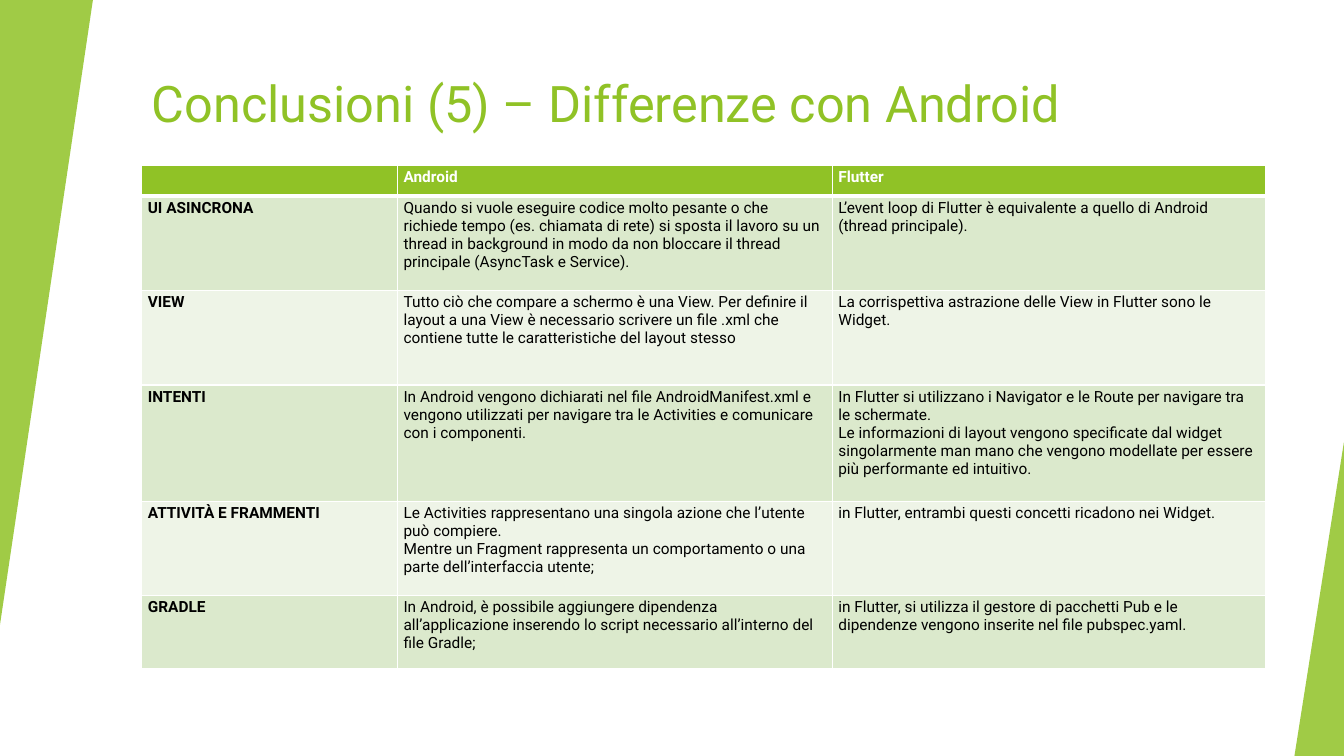
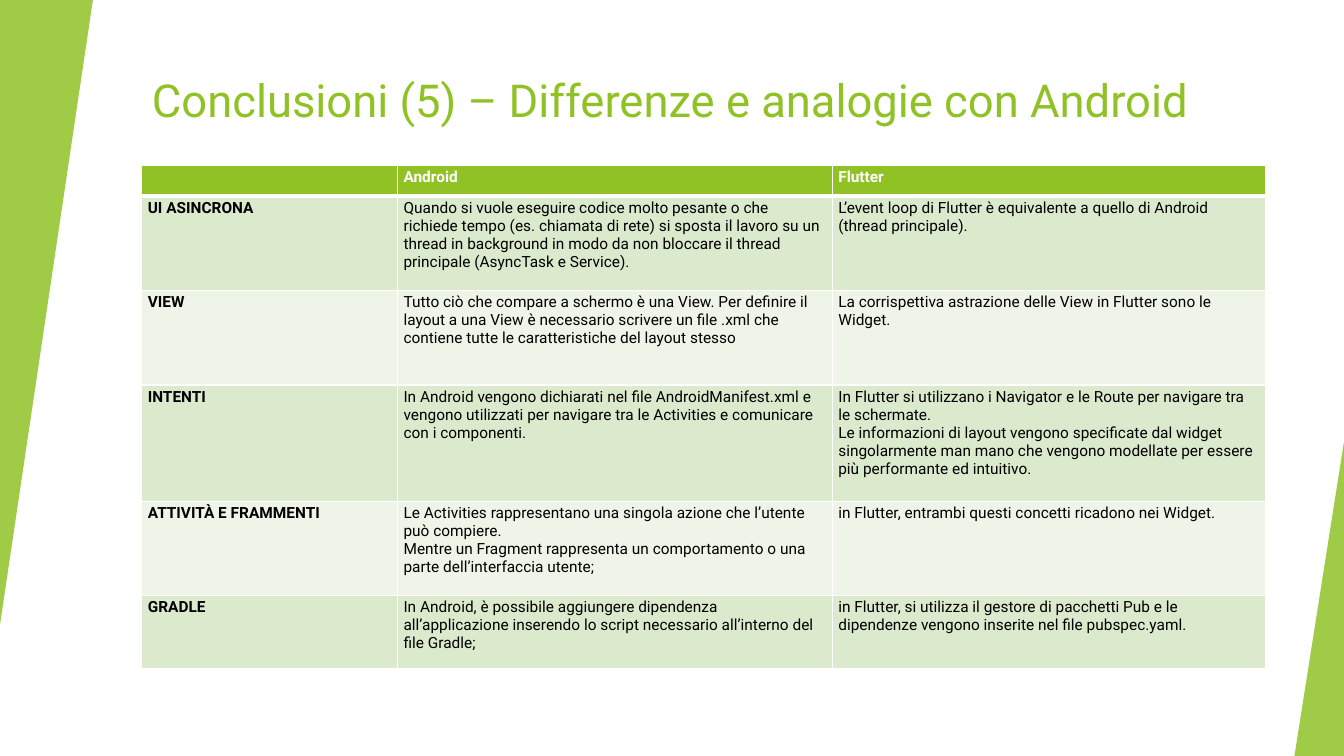
Before and after one commit to luca94-dev/ETutoring-Flutter, a slide deck: slide 42 of report/Bortolotti_DeCenzo_Marignati_Slides.pptx. Drawn at 1344x756 pixels with LibreOffice and Linux fonts; fonts in the diff are those of the drawing. Boxes give left, top, right and bottom in pixels: in the first picture for what was removed or moved away, otherwise in the second. Text is boxed around its words. In the diff, an @@ line names an element or a change of style, - is before the commit and + after.

Commit message:
fix slide

```diff
--- a/report/Bortolotti_DeCenzo_Marignati_Slides.pptx
+++ b/report/Bortolotti_DeCenzo_Marignati_Slides.pptx
@@ title at (152,81,1187,127): text changed; size 36 to 32.4 pt @@
-Conclusioni (5) – Differenze con Android
+Conclusioni (5) – Differenze e analogie con Android
```
Also in this commit, not shown: 1 other file.
